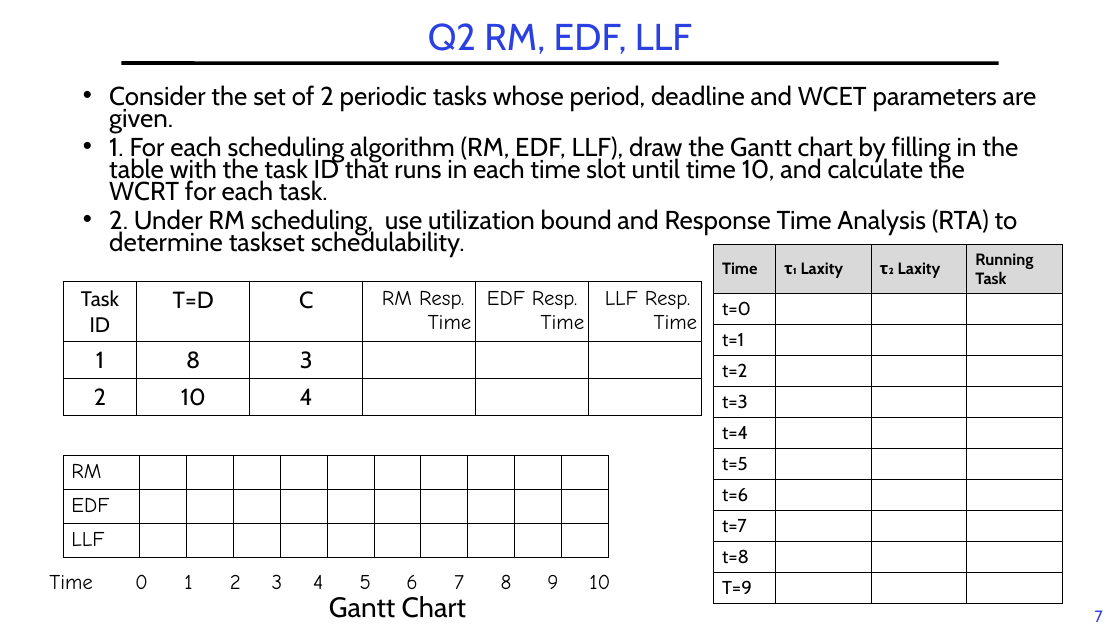
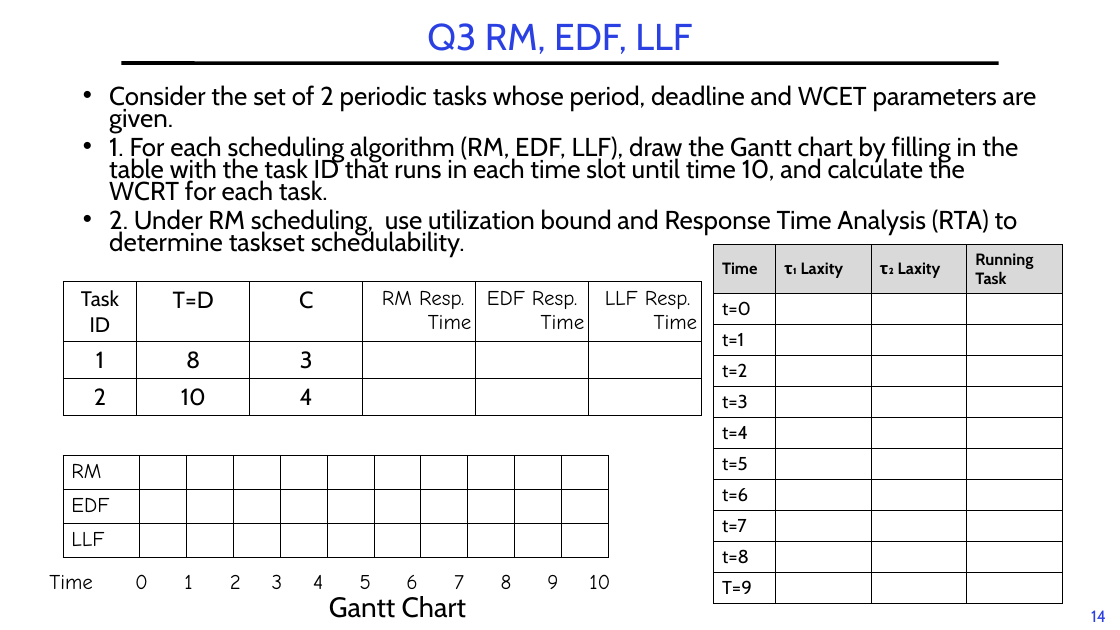
Before and after one commit to guhofstra/CSC256Fa25, a slide deck: slide 14 of PPTs/L6-Exercises ANS.pptx (slide 7 before the commit). Drawn at 1120x630 pixels with LibreOffice and Linux fonts; fonts in the diff are those of the drawing. Boxes give left, top, right and bottom in pixels: in the first picture for what was removed or moved away, otherwise in the second. Text is boxed around its words. In the diff, an @@ line names an element or a change of style, - is before the commit and + after.

```diff
--- a/PPTs/L6-Exercises ANS.pptx
+++ b/PPTs/L6-Exercises ANS.pptx
@@ title at [427,23,692,54]: text changed @@
-Q2 RM, EDF, LLF
+Q3 RM, EDF, LLF
@@ page number at [1091,610,1106,622]: text changed @@
-7
+14
```
Also in this commit, not shown: 3 other slides changed, 7 slides added, 5 other files.
